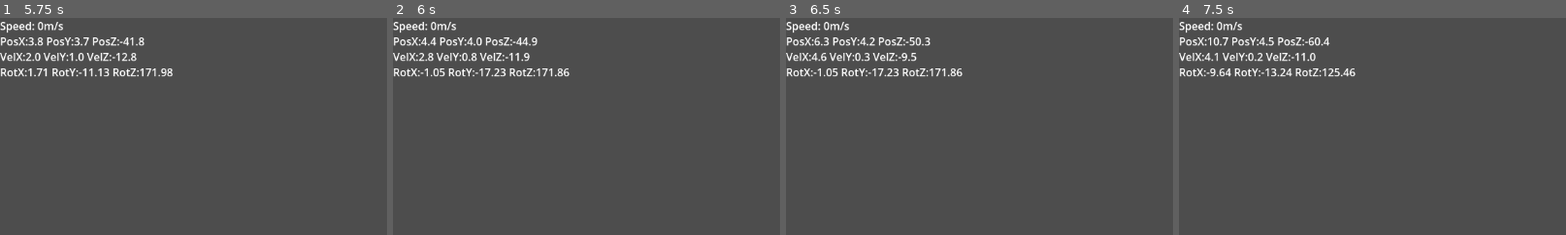
Above: before the commit, frames 1-4 (left to right).
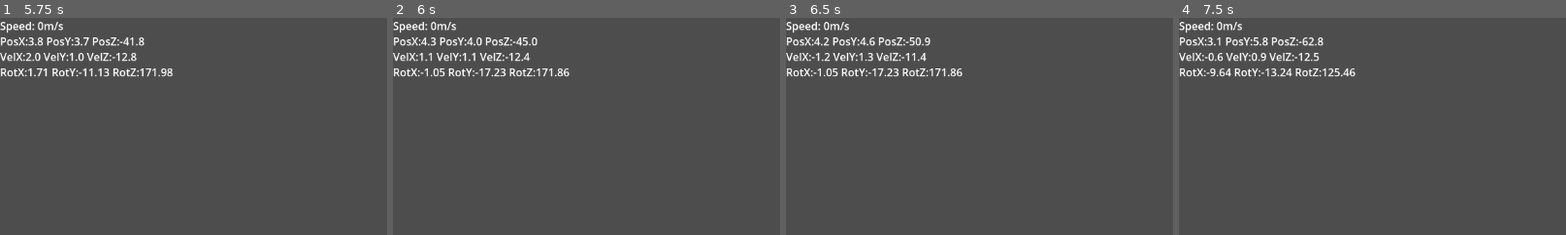
Above: after the commit, the same moments.

Repository: V3AI-Seven/gravity
Game: Godot game, scene res://MainArea/space.tscn
Two runs of this game, one before a commit and one after it. Both use one fixed random seed, a clock stepped at 60 frames per second and the inputs below.
Inputs (mouse positions are % of the whole screen's width and height, from its top left):
- Up to frame 1 (5.75 s): tap Enter at 0.5 s; move the mouse to (55, 50) at 0.52 s; hold Q 0.53-1.28 s; hold W from 0.53 s (still down); move the mouse to (45, 50) at 1.27 s; tap E at 1.35, 2.85, 4.35 s; move the mouse to (52, 48) at 2.02 s; hold Q 2.03-2.78 s; move the mouse to (49, 52) at 2.77 s; move the mouse to (57, 51) at 3.52 s; hold Q 3.53-4.28 s; move the mouse to (42, 49) at 4.27 s; move the mouse to (51, 50) at 5.02 s; hold Q from 5.03 s (still down)
- Up to frame 2 (6 s): move the mouse to (46, 48) at 5.77 s; release W at 5.78 s; release Q at 5.78 s; hold D from 5.78 s (still down); tap E at 5.85 s
- Up to frame 3 (6.5 s): keep holding D
- Up to frame 4 (7.5 s): move the mouse to (55, 50) at 6.52 s; release D at 6.53 s; hold Q 6.53-7.28 s; hold W from 6.53 s (still down); move the mouse to (45, 50) at 7.27 s; tap E at 7.35 s
The pictures show only the part of the screen within x 0-50%, y 0-50%; the shares and areas given below are measured in that part.

Frame 1 is identical in both runs. In frame 2, 0.3% of the frame differs, in the area x 6-38%, y 8-21%; in frame 3, 0.9%; in frame 4, 1.6%, in the area x 6-39%, y 8-21%.

Commit message:
Minor momentum fix

Diff:
--- a/MainArea/Scripts/space_ship.gd
+++ b/MainArea/Scripts/space_ship.gd
@@ -68,9 +68,9 @@
 	if Input.is_key_pressed(KEY_S):
 		target_acceleration.z = (acceleration*delta)#Applying axial acceleration
 	if Input.is_key_pressed(KEY_A):
+		target_acceleration.x = (-acceleration*delta)#Applying axial acceleration
+	if Input.is_key_pressed(KEY_D):
 		target_acceleration.x = (acceleration*delta)#Applying axial acceleration
-	if Input.is_key_pressed(KEY_D):
-		target_acceleration.x = (-acceleration*delta)#Applying axial acceleration
 
 	relative_acceleration = transform.basis * target_acceleration #Rotate movement to be relative to ship's orientation
 	target_velocity = relative_acceleration + target_velocity #Apply acceleration
